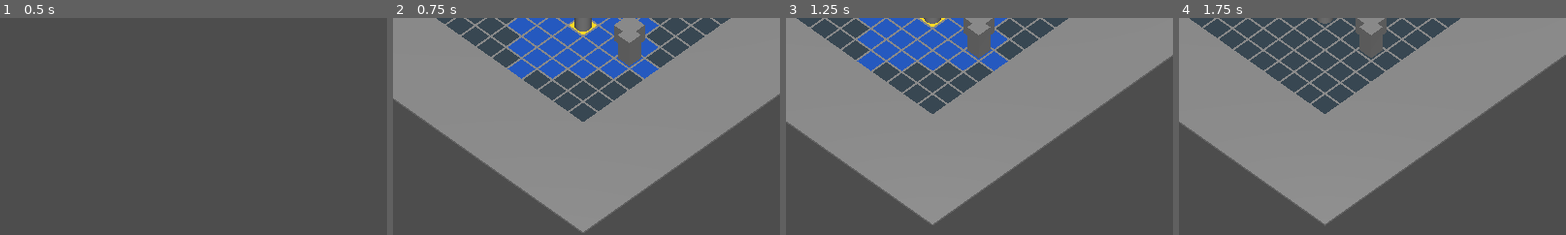
Above: before the commit, frames 1-4 (left to right).
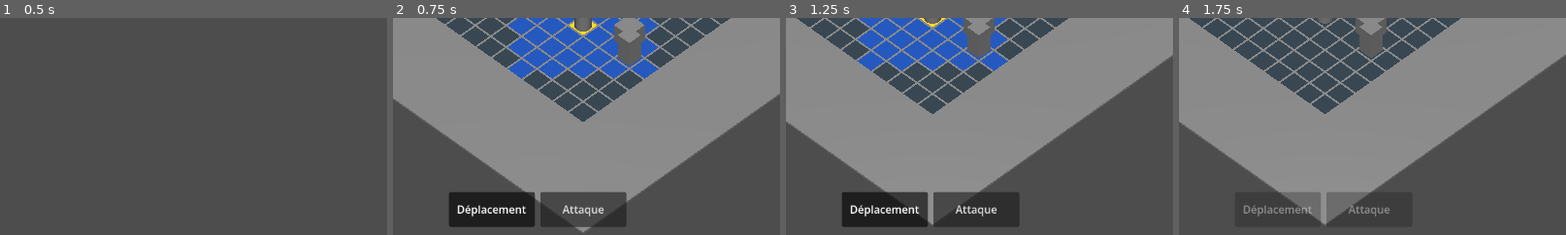
Above: after the commit, the same moments.

Repository: sillpct/lagoutte
Game: Godot game, scene res://scenes/main/main.tscn
Two runs of this game, one before a commit and one after it. Both use one fixed random seed, a clock stepped at 60 frames per second and the inputs below.
Inputs:
- Up to frame 1 (0.5 s): no input
- Up to frame 2 (0.75 s): click "Nouvelle Partie" at 0.5 s
- Up to frame 3 (1.25 s): no input
- Up to frame 4 (1.75 s): click "Passer le tour" at 1.25 s
The pictures show only the part of the screen within x 31-81%, y 50-100%; the shares and areas given below are measured in that part.

Frame 1 is identical in both runs. In frame 2, 6.8% of the frame differs, in the area x 14-61%, y 80-97%; in frame 3, 6.8%; in frame 4, 1.8%.

Commit message:
feat: barre d'actions (déplacement / attaque)

Diff:
--- a/scenes/combat/combat_movement.gd
+++ b/scenes/combat/combat_movement.gd
@@ -6,6 +6,8 @@
 	MOVEMENT,
 	ATTACK,
 }
+
+signal mode_changed(new_mode: int)
 
 const START_CELL := Vector2i(5, 5)
 const NORMAL_CELL_COLOR := Color(0.22, 0.28, 0.32)
@@ -222,6 +224,7 @@
 			print("Mode combat : attaque")
 			if combat_attack != null and combat_attack.has_method("refresh_attack_cells"):
 				combat_attack.refresh_attack_cells()
+	mode_changed.emit(current_mode)
 
 func set_neutral_mode() -> void:
 	set_combat_mode(PlayerCombatMode.NEUTRAL)
--- a/scenes/combat/combat_ui.gd
+++ b/scenes/combat/combat_ui.gd
@@ -7,8 +7,11 @@
 const INACTIVE_BORDER_COLOR := Color(0.04, 0.05, 0.07)
 
 @export var combat_manager: CombatManager
+@export var combat_movement: CombatMovement
 
 @onready var turn_order_bar: HBoxContainer = $Root/MarginContainer/TurnOrderBar
+@onready var movement_button: Button = $Root/ActionBar/ActionButtons/MovementButton
+@onready var attack_button: Button = $Root/ActionBar/ActionButtons/AttackButton
 @onready var end_turn_button: Button = $Root/BottomBar/EndTurnButton
 
 var _event_bus = null
@@ -17,6 +20,9 @@
 	if combat_manager == null:
 		push_warning("CombatUI a besoin d'un CombatManager pour afficher l'ordre de tour.")
 		return
+	if combat_movement == null:
+		push_warning("CombatUI a besoin d'un CombatMovement pour afficher les actions de combat.")
+		return
 
 	_event_bus = get_node_or_null("/root/EventBus")
 	if _event_bus != null:
@@ -24,9 +30,12 @@
 			_event_bus.turn_started.connect(_on_turn_changed)
 		if not _event_bus.turn_ended.is_connected(_on_turn_changed):
 			_event_bus.turn_ended.connect(_on_turn_changed)
+	if not combat_movement.mode_changed.is_connected(_on_combat_mode_changed):
+		combat_movement.mode_changed.connect(_on_combat_mode_changed)
 
 	refresh_turn_order()
 	_refresh_end_turn_button()
+	_refresh_action_buttons()
 
 func refresh_turn_order() -> void:
 	for child in turn_order_bar.get_children():
@@ -100,10 +109,12 @@
 func _on_turn_changed(_unit: Node) -> void:
 	refresh_turn_order()
 	_refresh_end_turn_button()
+	_refresh_action_buttons()
 
 func _on_unit_removed_from_tree() -> void:
 	call_deferred("refresh_turn_order")
 	call_deferred("_refresh_end_turn_button")
+	call_deferred("_refresh_action_buttons")
 
 func _refresh_end_turn_button() -> void:
 	if combat_manager == null:
@@ -116,3 +127,39 @@
 		return
 	combat_manager.request_player_end_turn()
 	_refresh_end_turn_button()
+	_refresh_action_buttons()
+
+func _refresh_action_buttons() -> void:
+	var actions_enabled := _can_player_use_actions()
+	movement_button.disabled = not actions_enabled
+	attack_button.disabled = not actions_enabled
+
+	if combat_movement == null:
+		movement_button.set_pressed_no_signal(false)
+		attack_button.set_pressed_no_signal(false)
+		return
+
+	movement_button.set_pressed_no_signal(combat_movement.is_movement_mode_active())
+	attack_button.set_pressed_no_signal(combat_movement.is_attack_mode_active())
+
+func _can_player_use_actions() -> bool:
+	return (
+		combat_manager != null
+		and combat_movement != null
+		and combat_manager.can_player_end_turn()
+	)
+
+func _on_movement_button_pressed() -> void:
+	if not _can_player_use_actions():
+		return
+	combat_movement.toggle_movement_mode()
+	_refresh_action_buttons()
+
+func _on_attack_button_pressed() -> void:
+	if not _can_player_use_actions():
+		return
+	combat_movement.toggle_attack_mode()
+	_refresh_action_buttons()
+
+func _on_combat_mode_changed(_new_mode: int) -> void:
+	_refresh_action_buttons()
--- a/scenes/combat/combat_ui.tscn
+++ b/scenes/combat/combat_ui.tscn
@@ -32,6 +32,41 @@
 theme_override_constants/separation = 8
 mouse_filter = 2
 
+[node name="ActionBar" type="MarginContainer" parent="Root"]
+layout_mode = 1
+anchors_preset = 7
+anchor_left = 0.5
+anchor_top = 1.0
+anchor_right = 0.5
+anchor_bottom = 1.0
+offset_left = -150.0
+offset_top = -76.0
+offset_right = 150.0
+grow_horizontal = 2
+grow_vertical = 0
+theme_override_constants/margin_left = 16
+theme_override_constants/margin_top = 12
+theme_override_constants/margin_right = 16
+theme_override_constants/margin_bottom = 12
+mouse_filter = 2
+
+[node name="ActionButtons" type="HBoxContainer" parent="Root/ActionBar"]
+layout_mode = 2
+theme_override_constants/separation = 8
+mouse_filter = 2
+
+[node name="MovementButton" type="Button" parent="Root/ActionBar/ActionButtons"]
+custom_minimum_size = Vector2(128, 42)
+layout_mode = 2
+toggle_mode = true
+text = "Déplacement"
+
+[node name="AttackButton" type="Button" parent="Root/ActionBar/ActionButtons"]
+custom_minimum_size = Vector2(128, 42)
+layout_mode = 2
+toggle_mode = true
+text = "Attaque"
+
 [node name="BottomBar" type="MarginContainer" parent="Root"]
 layout_mode = 1
 anchors_preset = 3
@@ -53,4 +88,6 @@
 layout_mode = 2
 text = "Passer le tour"
 
+[connection signal="pressed" from="Root/ActionBar/ActionButtons/MovementButton" to="." method="_on_movement_button_pressed"]
+[connection signal="pressed" from="Root/ActionBar/ActionButtons/AttackButton" to="." method="_on_attack_button_pressed"]
 [connection signal="pressed" from="Root/BottomBar/EndTurnButton" to="." method="_on_end_turn_button_pressed"]
--- a/scenes/exploration/exploration.tscn
+++ b/scenes/exploration/exploration.tscn
@@ -80,8 +80,9 @@
 unit = NodePath("../SectRenegade")
 target = NodePath("../Player")
 
-[node name="CombatUI" parent="." node_paths=PackedStringArray("combat_manager") instance=ExtResource("13_combat_ui")]
+[node name="CombatUI" parent="." node_paths=PackedStringArray("combat_manager", "combat_movement") instance=ExtResource("13_combat_ui")]
 combat_manager = NodePath("../CombatManager")
+combat_movement = NodePath("../CombatMovement")
 
 [node name="SunLight" type="DirectionalLight3D" parent="." unique_id=893214508]
 transform = Transform3D(0.70710677, -0.61237246, 0.35355335, 0, 0.49999997, 0.86602545, -0.70710677, -0.61237246, 0.35355335, 0, 0, 0)
